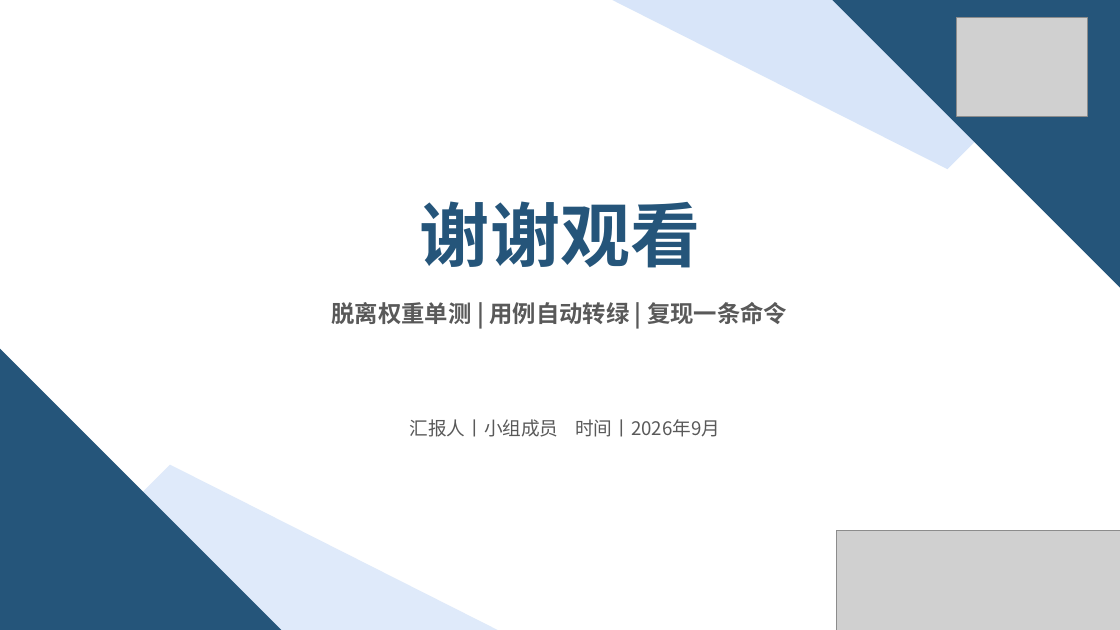
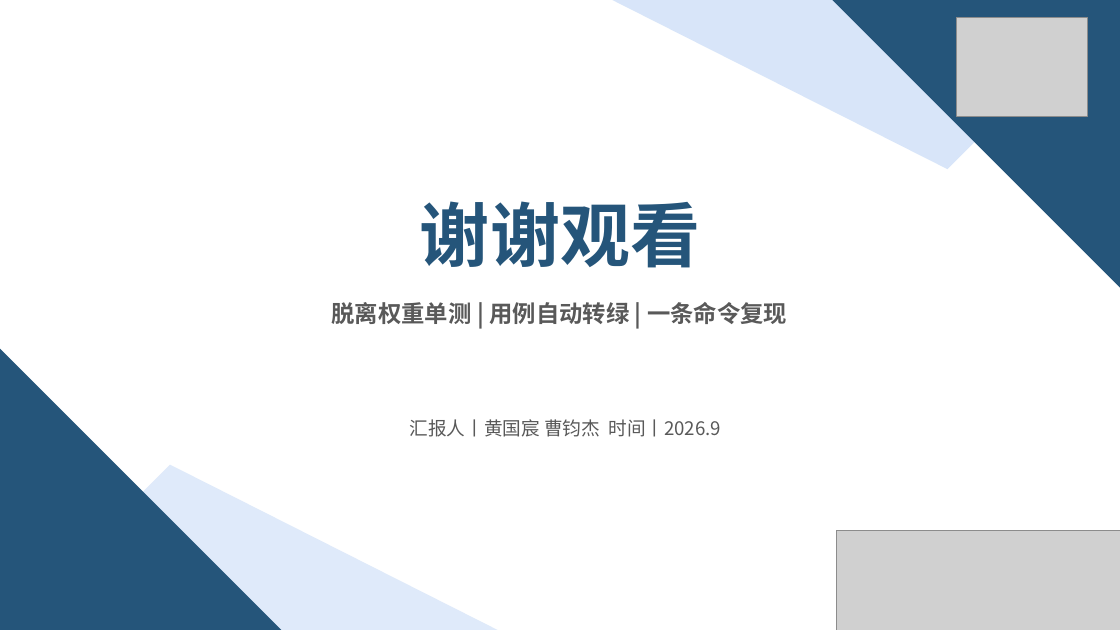
Before and after one commit to xingruliming/Software_testing, a slide deck: slide 14 of deliverables/模块一测试工作汇报/模块一测试工作汇报.pptx (slide 11 before the commit). Drawn at 1120x630 pixels with LibreOffice and Linux fonts; fonts in the diff are those of the drawing; grey boxes stand for pictures. Boxes give left, top, right and bottom in pixels: in the first picture for what was removed or moved away, otherwise in the second. Text is boxed around its words. In the diff, an @@ line names an element or a change of style, - is before the commit and + after.

Commit message:
模块一测试工作汇报

```diff
--- a/deliverables/模块一测试工作汇报/模块一测试工作汇报.pptx
+++ b/deliverables/模块一测试工作汇报/模块一测试工作汇报.pptx
@@ text at <box>331,302,787,324</box>: text changed @@
-脱离权重单测 | 用例自动转绿 | 复现一条命令
+脱离权重单测 | 用例自动转绿 | 一条命令复现
@@ text at <box>410,419,721,437</box>: text changed @@
-汇报人丨小组成员 时间丨2026年9月
+汇报人丨黄国宸 曹钧杰 时间丨2026.9
```
Also in this commit, not shown: 9 other slides changed, 4 slides added, 1 slide removed, 9 other files.
